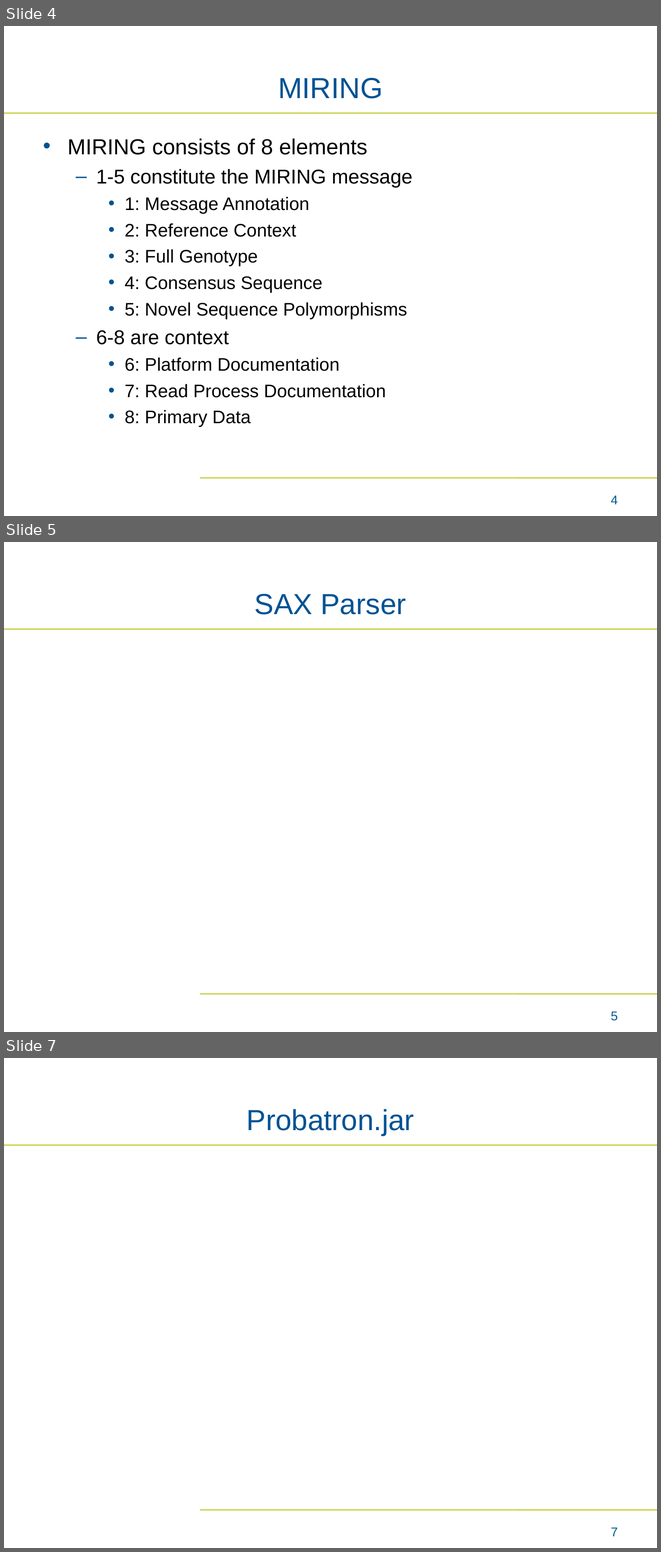
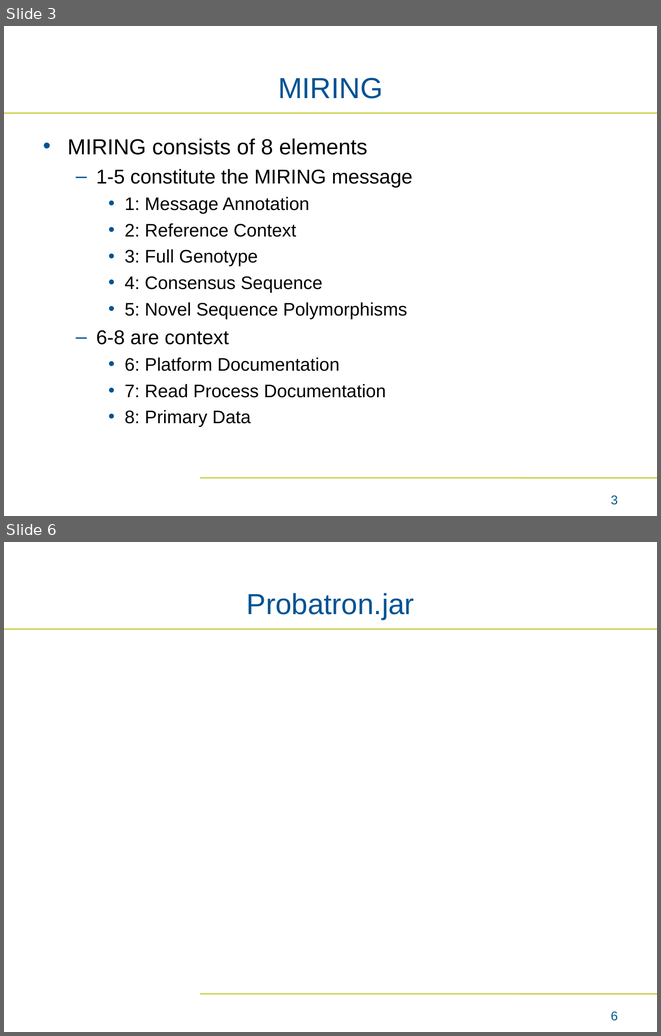
Before and after one commit to bmatern-nmdp/ValidationDemo, a slide deck: Interactive Demo.ppt. Shown one above the other, each under a label of ours: slides 4, 5 and 7 before the commit, slides 3 and 6 after it; the slides between them are not shown. The pictures are 661x1552 and 661x1036 pixels, drawn with LibreOffice and Linux fonts; fonts in the diff are those of the drawing; background and template pictures are left out. Boxes give left, top, right and bottom in pixels: in the first picture for what was removed or moved away, otherwise in the second. Text is boxed around its words. In the diff, an @@ line names an element or a change of style, - is before the commit and + after.

```diff
--- a/Interactive Demo.ppt
+++ b/Interactive Demo.ppt
@@ slide 5 removed at (4,542,657,1032), background #FFFFFF; not listed: 2 template elements that a slide beside it also shows @@
@@ title removed at (255,593,406,615) @@
-SAX Parser
@@ page number removed at (611,1011,618,1021) @@
-5
@@ what was slide 4 is now slide 3 @@
@@ page number at (611,495,618,505): text changed @@
-4
+3
@@ what was slide 7 is now slide 6 @@
@@ page number at (611,1011,618,1021): text changed @@
-7
+6
```
Also in this commit, not shown: 1 slide changed, 4 slides added, 2 other slides removed, 1 other file.
